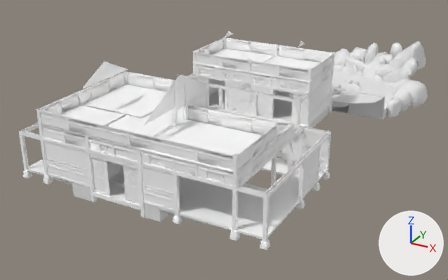
What one commit did to the FBX model Assets/Scenes/MainScene/Models/Models.Onsen/zenkei_onsen.fbx.
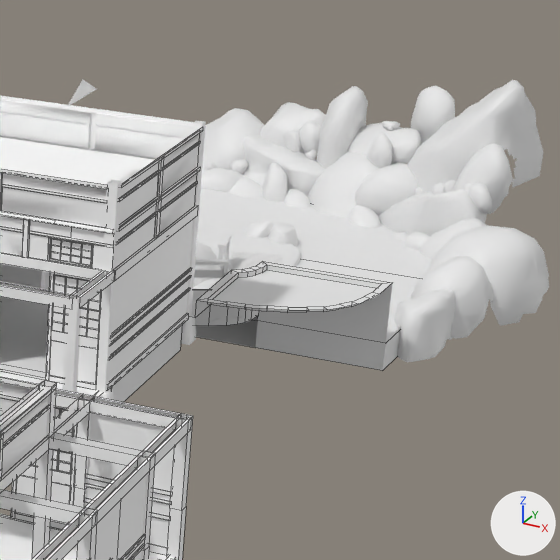
Old and new are each drawn whole from a 50 mm camera at (19.3, -26.5, 15.0) aimed at (0.9, 7.0, -1.7) and again close up on the part from 62% to 96% of the width and 7% to 61% of the height. The axes (+X, +Y, +Z) are drawn at lower right. The lights are the same throughout. The older version's two pictures come first. The close-ups show mesh edges as thin lines. Where no turn or scale is listed for an object, it has been applied to the vertices. Vertices at exactly the same position are counted once.

The first close-up shows 'onsenPool_surface', 'onsenRocks_lo', 'zenkei_onsen1_exterior.002', 'zenkei_onsen1_hallway.002', 'zenkei_onsen1_pillars', 'zenkei_onsen2', 'zenkei_onsen2_changingRoom', 'zenkei_onsen2_exit1', 'zenkei_onsen2_pillars', 'zenkei_onsen2_porch0', 'zenkei_onsen_pool_platform1', 'zenkei_onsen_pool_platform2' and 7 more.
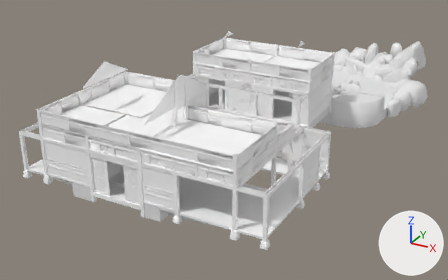
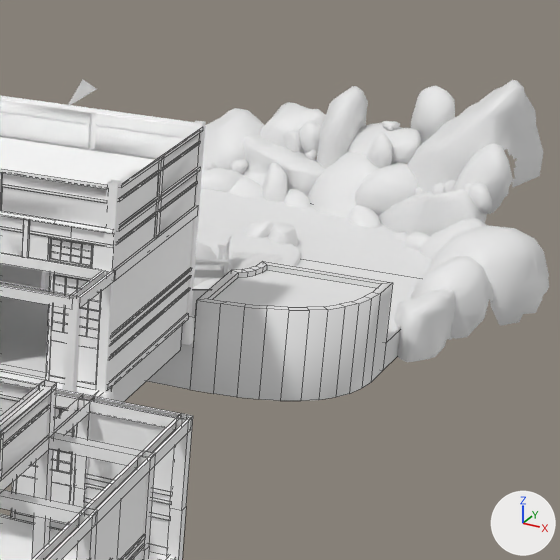
Where the change shows, as pixel boxes [x1, y1, x2, y2] in the close-ups (560 x 560 px):
'zenkei_onsen_pool_platform2', reshaped
    before: [45, 261, 392, 326]
    after: [45, 261, 392, 401]
part 1 of me_zenkei_onsen2_lod0_036, added
    after: [147, 284, 392, 401]

The change in detail:
me_zenkei_onsen2_lod0_036 is used by ob_zenkei_onsen_pool_platform2; location (0.0, 0.0, 0.0).
me_zenkei_onsen2_lod0_036 had 230 vertices, 170 faces and spanned x -2.31..9.38, y 12.17..16.9, z -1.52..0.44.
me_zenkei_onsen2_lod0_036 now has 259 vertices, 201 faces and spans x -2.31..9.38, y 12.17..16.9, z -1.52..0.44.
Part 1, on me_zenkei_onsen2_lod0_036:
3 vertices are added at (-2.31, 16.9, -1.35), (-2.31, 13.57, -1.35), (-2.31, 13.57, -1.35).
14 new vertices lie (0.0, 0.0, -1.44) away from vertices in x -2.31..6.47, y 12.17, z 0.09.
12 new vertices lie (0.0, 0.0, -1.79) away from vertices in x 6.47..9.38, y 12.17..14.87, z 0.44.
31 new faces join them.
